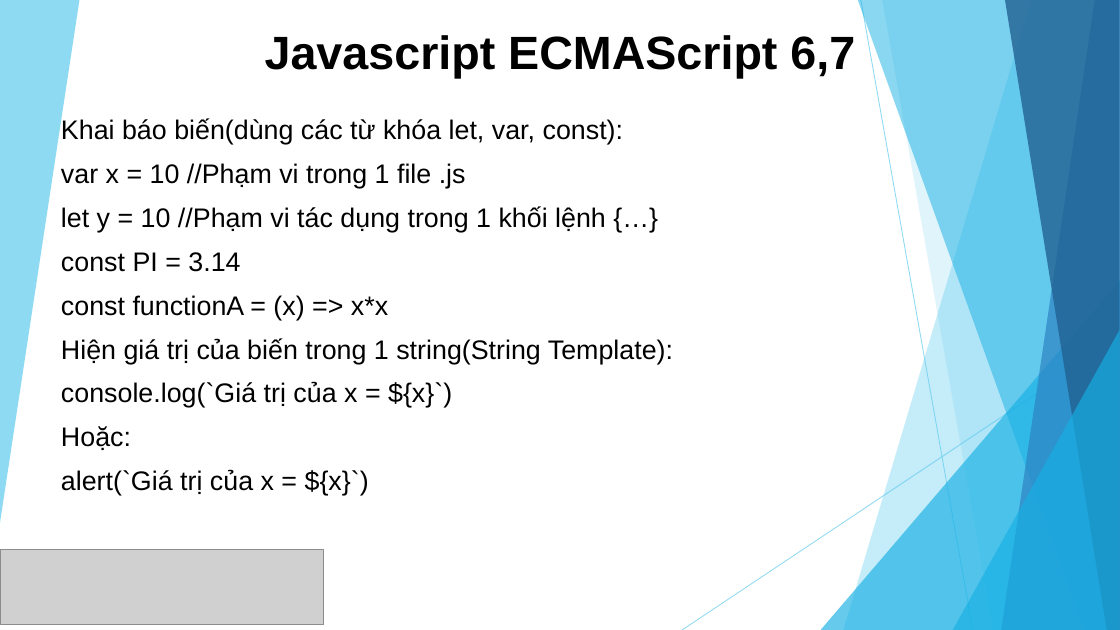
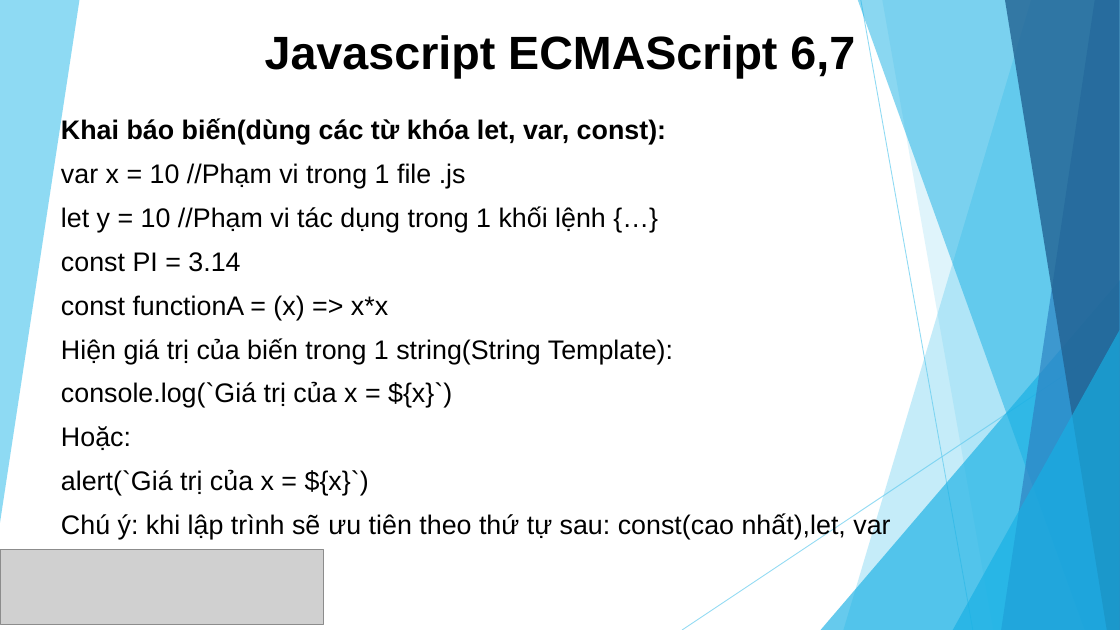
Before and after one commit to sunlight3d/CecomtechReactJST03-2019, a slide deck: slide 8 of Phần 1-Giới thiệu React JS.pptx. Drawn at 1120x630 pixels with LibreOffice and Linux fonts; fonts in the diff are those of the drawing; grey boxes stand for pictures. Boxes give left, top, right and bottom in pixels: in the first picture for what was removed or moved away, otherwise in the second. Text is boxed around its words. In the diff, an @@ line names an element or a change of style, - is before the commit and + after.

```diff
--- a/Phần 1-Giới thiệu React JS.pptx
+++ b/Phần 1-Giới thiệu React JS.pptx
@@ subtitle at (61, 119, 666, 145): bold on in "Khai báo biến(dùng các từ khóa let, ..." @@
@@ subtitle at (61, 513, 890, 539): paragraph added @@
+Chú ý: khi lập trình sẽ ưu tiên theo thứ tự sau: const(cao nhất),let, var
```
Also in this commit, not shown: 2 other slides changed, 5 slides added.
